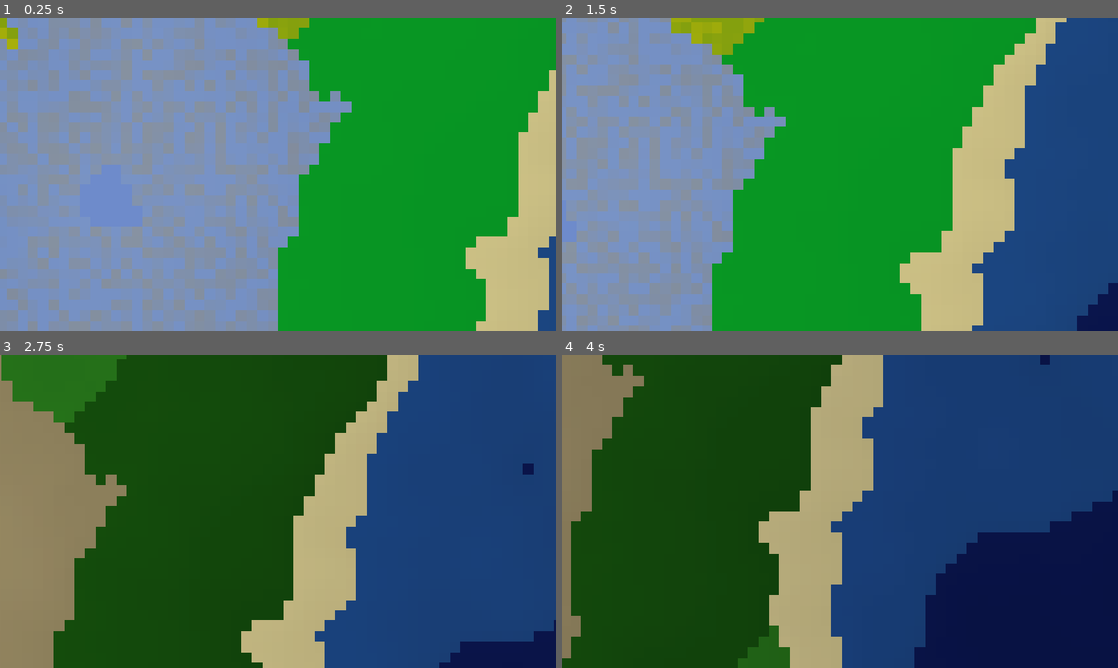
Above: before the commit, frames 1-4 (two rows, left to right).
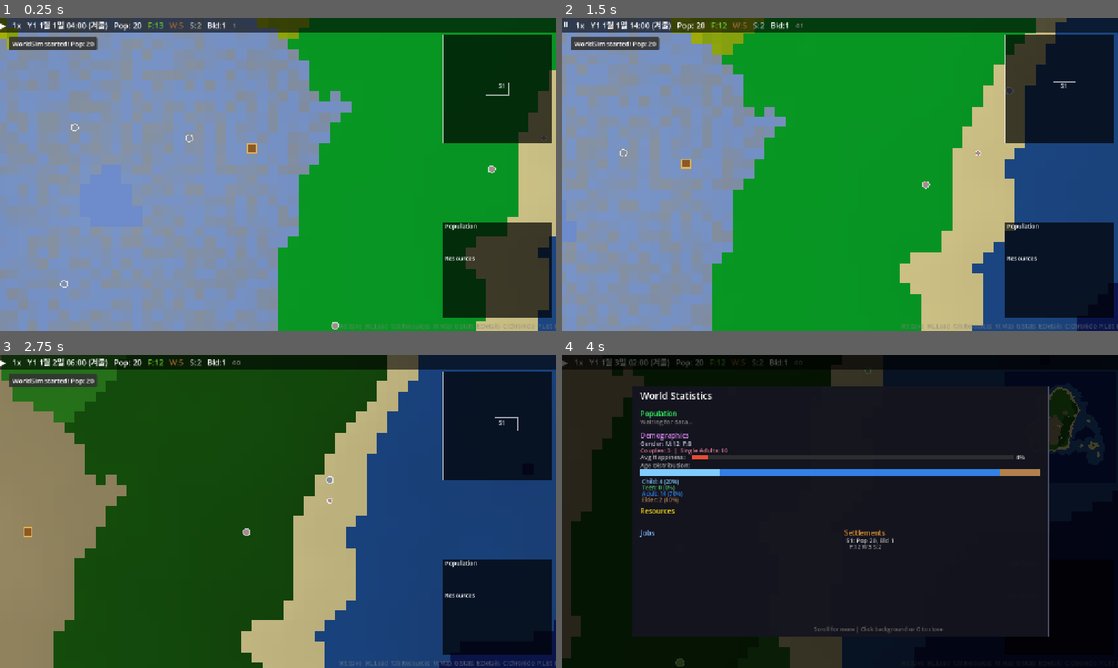
Above: after the commit, the same moments.

Repository: hyunlord/new-world
Game: Godot game, scene res://scenes/main/main.tscn
Same seed, same stepped clock (60 frames per second), same inputs: the game is played once before the commit and once after it.
Inputs (mouse positions are in pixels of both pictures, inside the frame that each line leads up to):
- Up to frame 1 (0.25 s): no input
- Up to frame 2 (1.5 s): tap Enter at 0.5 s; move the mouse to (962, 158) at 0.52 s; hold D 0.53-1.25 s; tap L at 0.6 s; click (962, 158) at 0.67 s; tap Space at 0.77 s; drag from (728, 190) to (812, 237) at 1.27 s
- Up to frame 3 (2.75 s): tap Space at 2 s; move the mouse to (333, 442) at 2.02 s; hold D from 2.03 s (still down); tap Tab at 2.1 s
- Up to frame 4 (4 s): release D at 2.75 s; drag from (812, 574) to (673, 464) at 2.77 s; move the mouse to (1006, 558) at 3.52 s; hold A from 3.53 s (still down); tap G at 3.6 s; tap Space at 3.77 s

The runs differ from the first frame. In frame 1, 19% of the frame differs, in the area x 0-100%, y 0-100%; in frame 2, 18%; in frame 3, 18%; in frame 4, 100%.
Error before the commit: Parse Error: Could not preload resource script "res://scripts/ui/entity_detail_panel.gd". (res://scripts/ui/hud.gd:8)

Commit message:
fix: remove duplicate pd variable in entity detail panel (T-2018)
Co-Authored-By: Claude Sonnet 4.5 <noreply@anthropic.com>

Diff:
--- a/scripts/ui/entity_detail_panel.gd
+++ b/scripts/ui/entity_detail_panel.gd
@@ -329,7 +329,6 @@
 		# Stress bar
 		cy += 2.0
 		var stress_val: float = ed.stress
-		var pd: RefCounted = entity.personality
 		var z_C: float = 0.0
 		if pd != null:
 			z_C = pd.to_zscore(pd.axes.get("C", 0.5))
